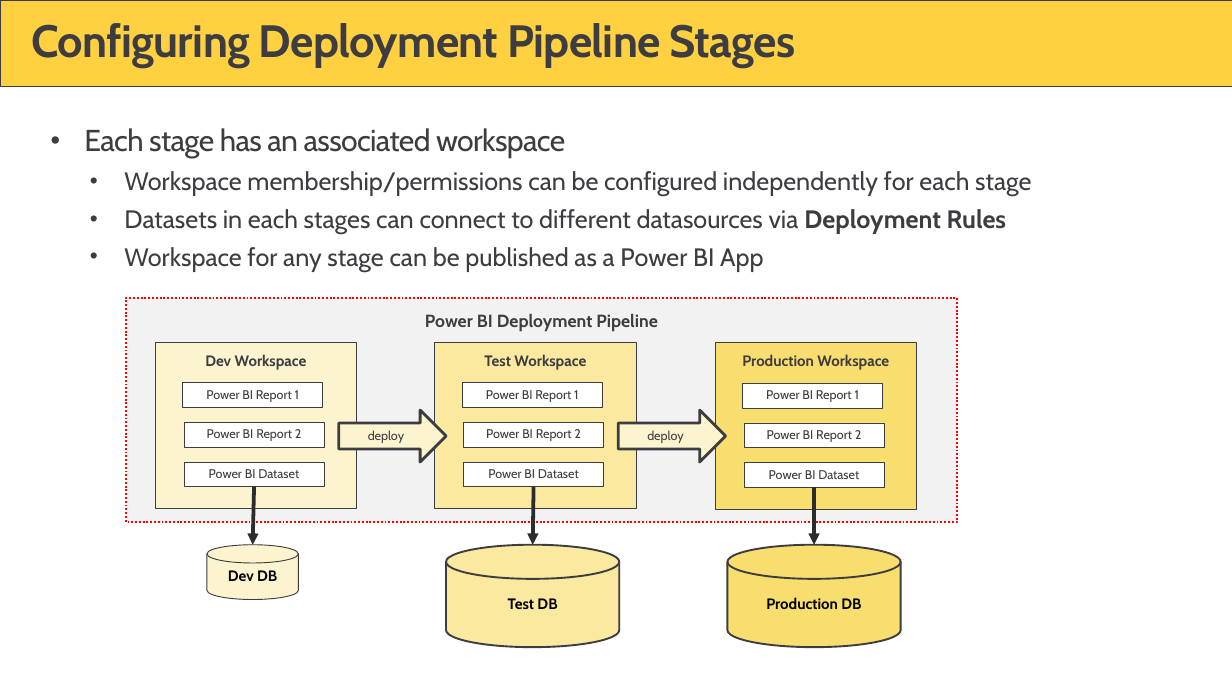
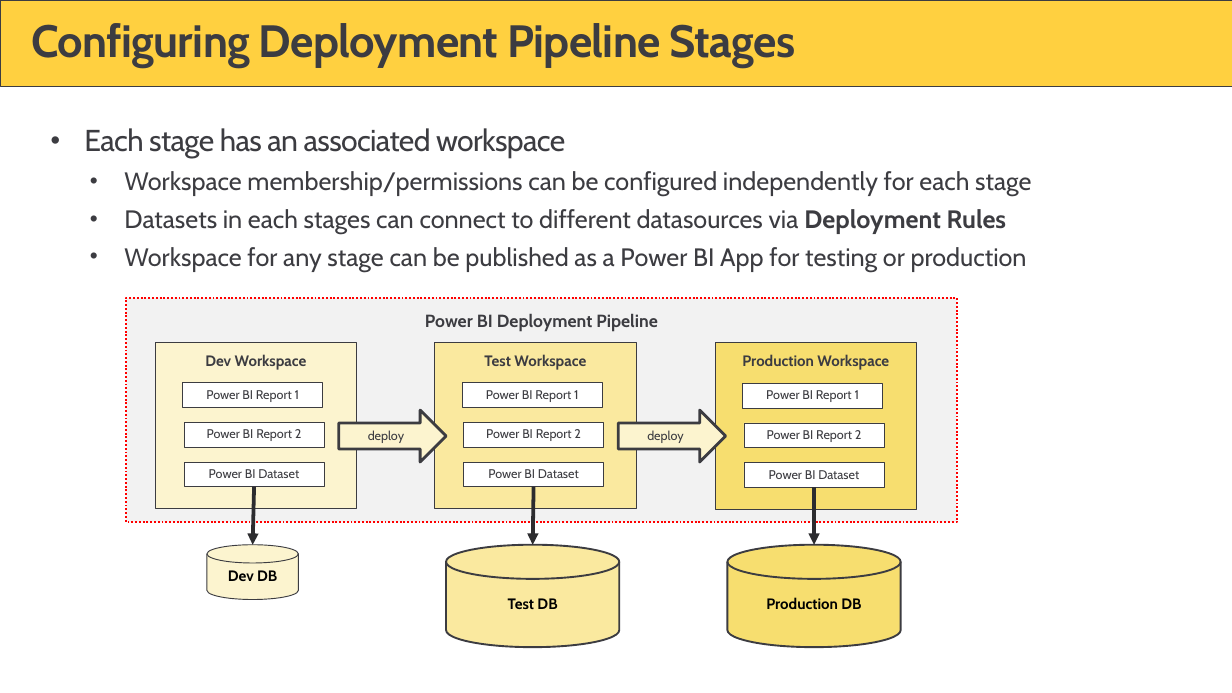
Before and after one commit to PowerBiDevCamp/Camp-Sessions, a slide deck: slide 10 of Session 15 - ALM in Power BI with Deployment Pipelines.pptx (slide 9 before the commit). Drawn at 1232x693 pixels with LibreOffice and Linux fonts; fonts in the diff are those of the drawing; background and template pictures are left out. Boxes give left, top, right and bottom in pixels: in the first picture for what was removed or moved away, otherwise in the second. Text is boxed around its words. In the diff, an @@ line names an element or a change of style, - is before the commit and + after.

```diff
--- a/Session 15 - ALM in Power BI with Deployment Pipelines.pptx
+++ b/Session 15 - ALM in Power BI with Deployment Pipelines.pptx
@@ text at (x1=124, y1=247, x2=1027, y2=272): text changed @@
-  • Workspace for any stage can be published as a Power BI App
+  • Workspace for any stage can be published as a Power BI App for testing or production
```
Also in this commit, not shown: 23 other slides changed, 15 slides added, 12 slides removed.
